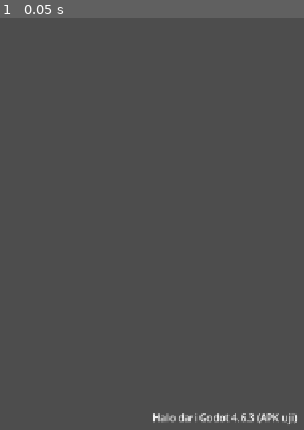
Above: before the commit, frame 1.
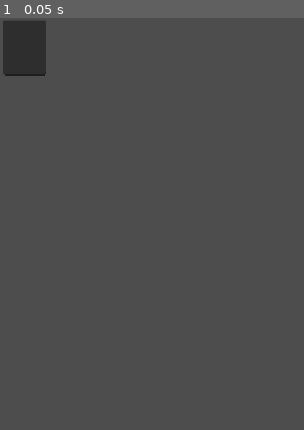
Above: after the commit, the same moment.

Repository: hadydaw/game-baru
Game: Godot game, scene res://scenes/main.tscn
Two runs of this game, one before a commit and one after it. Both use one fixed random seed, a clock stepped at 60 frames per second and the inputs below.
Inputs:
- Up to frame 1 (0.05 s): no input

The runs differ from the first frame. In frame 1, 2.5% of the frame differs, in the area x 0-98%, y 0-99%.
Error after the commit: Parse Error: Cannot find member "join" in base "PackedStringArray". (res://core/fs/vfs.gd:30)

Commit message:
Tahap 1: data filesystem awal dan layar terminal sederhana
Co-Authored-By: Claude Haiku 5.5 <noreply@anthropic.com>
Claude-Session: https://claude.ai/code/session_011EntzauCRjaaLbaamXun78

Diff:
--- /dev/null
+++ b/data/fs/pemain.json
@@ -0,0 +1,20 @@
+{
+  "/": {"tipe": "dir", "pemilik": "root", "grup": "root", "izin": "rwxr-xr-x", "isi": {
+    "home": {"tipe": "dir", "pemilik": "root", "grup": "root", "izin": "rwxr-xr-x", "isi": {
+      "operator": {"tipe": "dir", "pemilik": "operator", "grup": "operator", "izin": "rwxr-x---", "isi": {
+        ".catatan": {"tipe": "file", "pemilik": "operator", "grup": "operator", "izin": "rw-r-----", "isi": "Catatan pribadi: arsip kota belum dicek sejak Juli. Jangan lupa tanya Mira soal log transfer.", "ukuran": 98},
+        "dokumen": {"tipe": "dir", "pemilik": "operator", "grup": "operator", "izin": "rwxr-x---", "isi": {
+          "jadwal.txt": {"tipe": "file", "pemilik": "operator", "grup": "operator", "izin": "rw-r-----", "isi": "Senin: kunjungan kantor arsip\nRabu: rapat dengan kontak\nJumat: tutup laporan", "ukuran": 64}
+        }}
+      }}
+    }},
+    "var": {"tipe": "dir", "pemilik": "root", "grup": "root", "izin": "rwxr-xr-x", "isi": {
+      "log": {"tipe": "dir", "pemilik": "root", "grup": "root", "izin": "rwxr-xr-x", "isi": {
+        "sistem.log": {"tipe": "file", "pemilik": "root", "grup": "root", "izin": "rw-r--r--", "isi": "Jul 12 sistem dimulai\nJul 13 transfer selesai\nJul 14 akses tidak dikenal", "ukuran": 72}
+      }}
+    }},
+    "etc": {"tipe": "dir", "pemilik": "root", "grup": "root", "izin": "rwxr-xr-x", "isi": {
+      "rahasia": {"tipe": "file", "pemilik": "root", "grup": "root", "izin": "rw-------", "isi": "Kunci tidak tersedia.", "ukuran": 20}
+    }}
+  }}
+}
--- a/scenes/main.tscn
+++ b/scenes/main.tscn
@@ -1,15 +1,6 @@
 [gd_scene load_steps=2 format=3]
 
-[ext_resource type="Script" path="res://scripts/main.gd" id="1"]
+[ext_resource type="Script" path="res://ui/terminal_screen.gd" id="1"]
 
-[node name="Main" type="Node2D"]
+[node name="Main" type="Control"]
 script = ExtResource("1")
-
-[node name="Label" type="Label" parent="."]
-offset_left = 0.0
-offset_top = 0.0
-offset_right = 720.0
-offset_bottom = 1280.0
-horizontal_alignment = 1
-vertical_alignment = 1
-text = "Halo dari Godot 4.6.3 (APK uji)"
--- /dev/null
+++ b/ui/terminal_screen.gd
@@ -0,0 +1,68 @@
+class_name TerminalScreen
+extends Control
+
+# Layar terminal tahap 1. Hanya menampilkan keluaran dan menerima masukan.
+# Logika shell ada di core/shell.
+
+const WARNA := {"info": "#c9d1d9", "error": "#ff7b72", "clear": "#c9d1d9"}
+
+var _sesi: ShellSession
+var _keluaran: RichTextLabel
+var _masukan: LineEdit
+var _label_prompt: Label
+
+func _ready() -> void:
+    set_anchors_preset(Control.PRESET_FULL_RECT)
+    var latar := ColorRect.new()
+    latar.color = Color("0d1117")
+    latar.set_anchors_preset(Control.PRESET_FULL_RECT)
+    add_child(latar)
+    var kolom := VBoxContainer.new()
+    kolom.set_anchors_preset(Control.PRESET_FULL_RECT)
+    add_child(kolom)
+    _keluaran = RichTextLabel.new()
+    _keluaran.bbcode_enabled = true
+    _keluaran.scroll_following = true
+    _keluaran.size_flags_vertical = SIZE_EXPAND_FILL
+    kolom.add_child(_keluaran)
+    var baris := HBoxContainer.new()
+    _label_prompt = Label.new()
+    baris.add_child(_label_prompt)
+    _masukan = LineEdit.new()
+    _masukan.size_flags_horizontal = SIZE_EXPAND_FILL
+    _masukan.custom_minimum_size = Vector2(0, 88)
+    _masukan.text_submitted.connect(_kirim)
+    baris.add_child(_masukan)
+    kolom.add_child(baris)
+    var fs := Vfs.new(_baca_fs())
+    _sesi = ShellSession.new(fs)
+    _perbarui_prompt()
+    _tampil(_sesi.jalankan("pwd"))
+    _tampil([{"tipe": "info", "teks": "Ketik \"help\" untuk daftar perintah."}])
+
+func _baca_fs() -> Dictionary:
+    var isi := FileAccess.get_file_as_string("res://data/fs/pemain.json")
+    var data = JSON.parse_string(isi)
+    return data if typeof(data) == TYPE_DICTIONARY else {}
+
+func _kirim(teks: String) -> void:
+    var t := teks.strip_edges()
+    _masukan.clear()
+    if t.is_empty():
+        _tampil([{"tipe": "info", "teks": _sesi.prompt()}])
+        return
+    _tampil([{"tipe": "info", "teks": "%s %s" % [_sesi.prompt(), t]}])
+    _tampil(_sesi.jalankan(t))
+    _perbarui_prompt()
+
+func _perbarui_prompt() -> void:
+    _label_prompt.text = _sesi.prompt()
+
+func _tampil(baris: Array) -> void:
+    for b in baris:
+        if String(b["tipe"]) == "clear":
+            _keluaran.clear()
+            continue
+        var warna := String(WARNA.get(String(b["tipe"]), "#c9d1d9"))
+        var aman := String(b["teks"]).replace("[", "[lb]")
+        _keluaran.append_text("[color=%s]%s[/color]\n" % [warna, aman])
